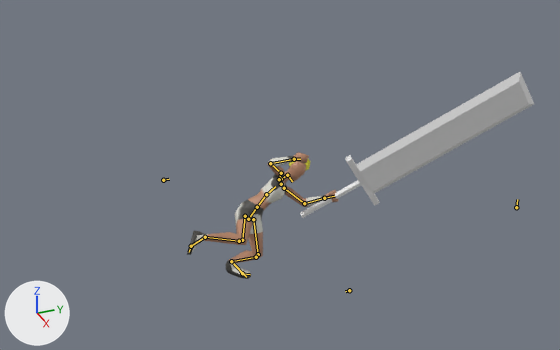
One commit to the Blender file female_warrior_2.blend: the scene before it, then after it.
Before and after are seen from a camera (50 mm lens) standing at (8.44, -7.41, 5.65) and looking at (0.37, -4.1, 1.47). Lighting does not change. The marker at lower left points along +X, +Y and +Z. Both versions are drawn at frame 123 of the action 'UpAttack'; the numbers are the values there. The bones that bend it are drawn over the model as lines.

In view in the first picture: 'GreatSword', 'Hunter'.
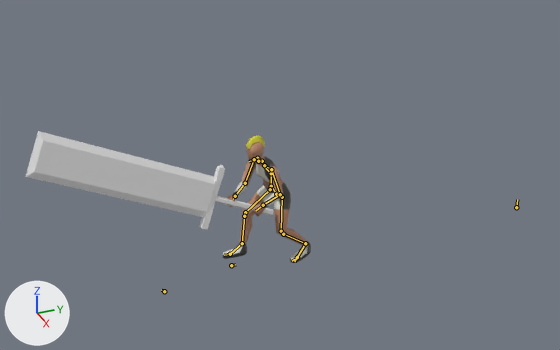
Commit message: UpAttack finish

Location of each change, (x1, y1, x2, y2) in pixels of the pictures (560 x 350 px):
'GreatSword', posed (6% wider, 32% shorter)
    before: (300, 72, 534, 218)
    after: (25, 131, 274, 230)
'Hunter', posed (42% narrower)
    before: (187, 152, 339, 279)
    after: (223, 135, 311, 263)
bone 'Elbow.ik.R', root to tip
    before: (163, 180) to (169, 179)
    after: (231, 265) to (235, 264)
bone 'Knee.ik.L', root to tip
    before: (349, 290) to (345, 291)
    after: (164, 291) to (161, 290)
bone 'Toe.R', root to tip
    before: (191, 246) to (189, 252)
    after: (230, 254) to (224, 255)
bone 'Toe.L', root to tip
    before: (242, 273) to (250, 274)
    after: (297, 257) to (292, 261)
bone 'Shoudler.R', root to tip
    before: (279, 179) to (281, 173)
    after: (258, 161) to (254, 159)

The change, as a diff of the scene's bpy script:
```diff
--- a/female_warrior_2.blend.py
+++ b/female_warrior_2.blend.py
@@ bone_elbow_ik_l @@
 bone_elbow_ik_l = bpy.data.objects['Armature'].pose.bones['Elbow.ik.L']
-bone_elbow_ik_l.location = (0.745, -3.229, -1.356)
+bone_elbow_ik_l.location = (0.838, -3.941, -1.167)
@@ bone_elbow_ik_r @@
 bone_elbow_ik_r = bpy.data.objects['Armature'].pose.bones['Elbow.ik.R']
-bone_elbow_ik_r.location = (1.031, -6.274, 0.43)
+bone_elbow_ik_r.location = (-0.049, -5.145, -1.606)
@@ bone_knee_ik_l @@
 bone_knee_ik_l = bpy.data.objects['Armature'].pose.bones['Knee.ik.L']
-bone_knee_ik_l.location = (-1.433, 2.267, -0.948)
-bone_knee_ik_l.rotation_quaternion = (1.0, 0.0, 0.0, 0.0)  # degrees (0, 0, 0)
+bone_knee_ik_l.location = (-0.468, 4.276, -1.112)
+bone_knee_ik_l.rotation_quaternion = (0.894, -0.008, -0.011, -0.448)  # degrees (0, -2, -53)
@@ bone_knee_ik_r @@
 bone_knee_ik_r = bpy.data.objects['Armature'].pose.bones['Knee.ik.R']
-bone_knee_ik_r.location = (-1.487, 1.798, -0.694)
-bone_knee_ik_r.rotation_quaternion = (1.0, 0.0, 0.0, 0.0)  # degrees (0, 0, 0)
+bone_knee_ik_r.location = (0.478, 4.686, -0.731)
+bone_knee_ik_r.rotation_quaternion = (0.894, -0.008, -0.011, -0.448)  # degrees (0, -2, -53)
@@ bone_toe_r @@
 bone_toe_r = bpy.data.objects['Armature'].pose.bones['Toe.R']  # child of 'Root'
-bone_toe_r.location = (-0.954, 5.176, 1.328)
-bone_toe_r.rotation_quaternion = (0.412, 0.295, -0.781, 0.365)  # degrees (40, -121, 18)
+bone_toe_r.location = (0.103, 4.437, 0.302)
+bone_toe_r.rotation_quaternion = (0.998, -0.029, 0.002, -0.059)  # degrees (-3, 0, -7)
@@ bone_toe_l @@
 bone_toe_l = bpy.data.objects['Armature'].pose.bones['Toe.L']  # child of 'Root'
-bone_toe_l.location = (0.043, 4.449, 0.313)
-bone_toe_l.rotation_quaternion = (0.317, -0.109, -0.025, 0.942)  # degrees (-7, 11, 142)
+bone_toe_l.location = (0.145, 3.615, 0.247)
+bone_toe_l.rotation_quaternion = (0.986, -0.067, -0.032, 0.147)  # degrees (-8, -3, 17)
@@ bone_hand_ik_l @@
 bone_hand_ik_l = bpy.data.objects['Armature'].pose.bones['Hand.ik.L']  # child of 'Root'
-bone_hand_ik_l.location = (-0.081, 0.534, 3.456)
-bone_hand_ik_l.rotation_quaternion = (0.467, 0.128, -0.84, -0.244)  # degrees (-50, -134, 40)
+bone_hand_ik_l.location = (0.386, 0.631, 4.124)
+bone_hand_ik_l.rotation_quaternion = (0.756, -0.198, 0.337, -0.523)  # degrees (-43, 18, -76)
@@ bone_hand_ik_r @@
 bone_hand_ik_r = bpy.data.objects['Armature'].pose.bones['Hand.ik.R']  # child of 'Root'
-bone_hand_ik_r.location = (-0.703, -0.428, 4.076)
-bone_hand_ik_r.rotation_quaternion = (0.631, 0.316, -0.658, 0.261)  # degrees (-40, -95, 88)
+bone_hand_ik_r.location = (-0.334, 0.588, 4.448)
+bone_hand_ik_r.rotation_quaternion = (0.786, 0.048, 0.601, 0.133)  # degrees (41, 69, 48)
@@ bone_spin0 @@
 bone_spin0 = bpy.data.objects['Armature'].pose.bones['Spin0']  # child of 'Root'
-bone_spin0.location = (0.317, -4.502, -0.146)
-bone_spin0.rotation_quaternion = (0.451, -0.202, 0.302, 0.815)  # degrees (23, 37, 130)
+bone_spin0.location = (-0.234, -3.894, -0.171)
+bone_spin0.rotation_quaternion = (0.951, 0.27, 0.063, 0.138)  # degrees (32, 3, 17)
@@ bone_cspine @@
 bone_cspine = bpy.data.objects['Armature'].pose.bones['cSpine']  # child of 'Spin0'
-bone_cspine.location = (0.0, 0.0, 0.0)
-bone_cspine.rotation_quaternion = (0.99, 0.087, 0.051, -0.018)  # degrees (10, 6, -2)
+bone_cspine.location = (0.011, 0.099, -0.01)
+bone_cspine.rotation_quaternion = (0.997, 0.072, -0.017, 0.014)  # degrees (8, -2, 2)
@@ bone_sight @@
 bone_sight = bpy.data.objects['Armature'].pose.bones['Sight']  # child of 'Neck'
-bone_sight.location = (1.127, -0.406, 0.102)
+bone_sight.location = (-0.093, 0.054, -0.644)
@@ bone_shoudler_r @@
 bone_shoudler_r = bpy.data.objects['Armature'].pose.bones['Shoudler.R']  # child of 'Spin3'
-bone_shoudler_r.rotation_quaternion = (0.942, 0.072, 0.067, -0.321)  # degrees (5, 10, -37)
+bone_shoudler_r.rotation_quaternion = (0.994, 0.0, 0.0, 0.105)  # degrees (0, 0, 12)
@@ bone_weapon_r @@
 bone_weapon_r = bpy.data.objects['Armature'].pose.bones['Weapon.R']
-bone_weapon_r.location = (0.067, 3.175, -1.182)
-bone_weapon_r.rotation_quaternion = (0.303, -0.641, 0.24, 0.661)  # degrees (-50, 85, 85)
+bone_weapon_r.location = (0.761, 4.62, -0.646)
+bone_weapon_r.rotation_quaternion = (0.896, 0.076, -0.43, 0.079)  # degrees (6, -51, 7)
```
